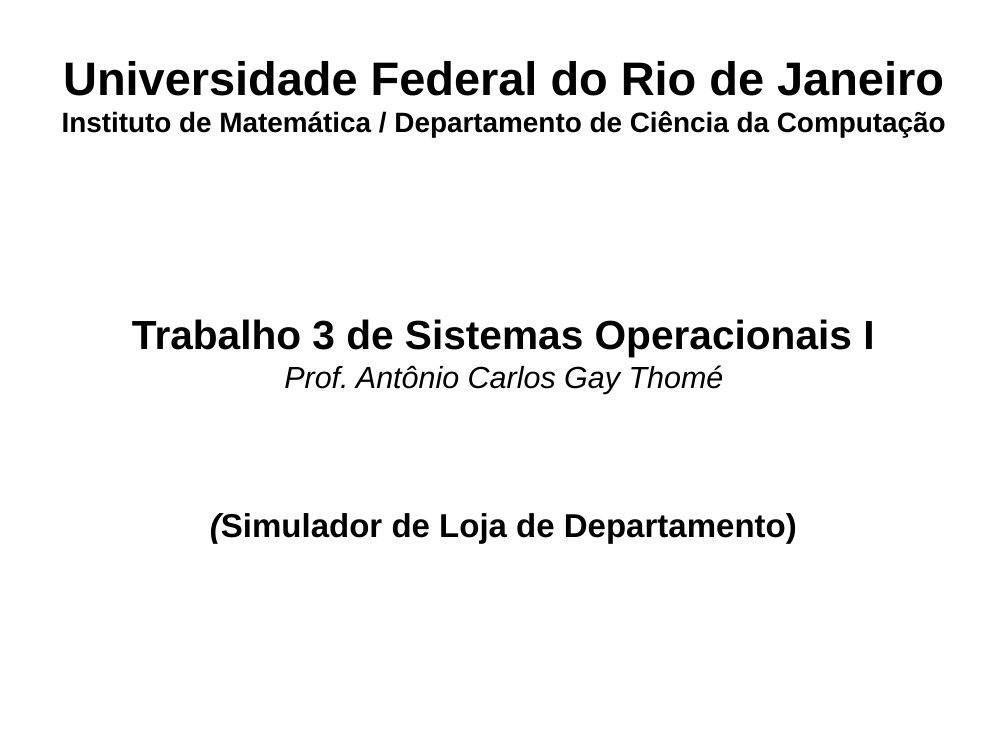
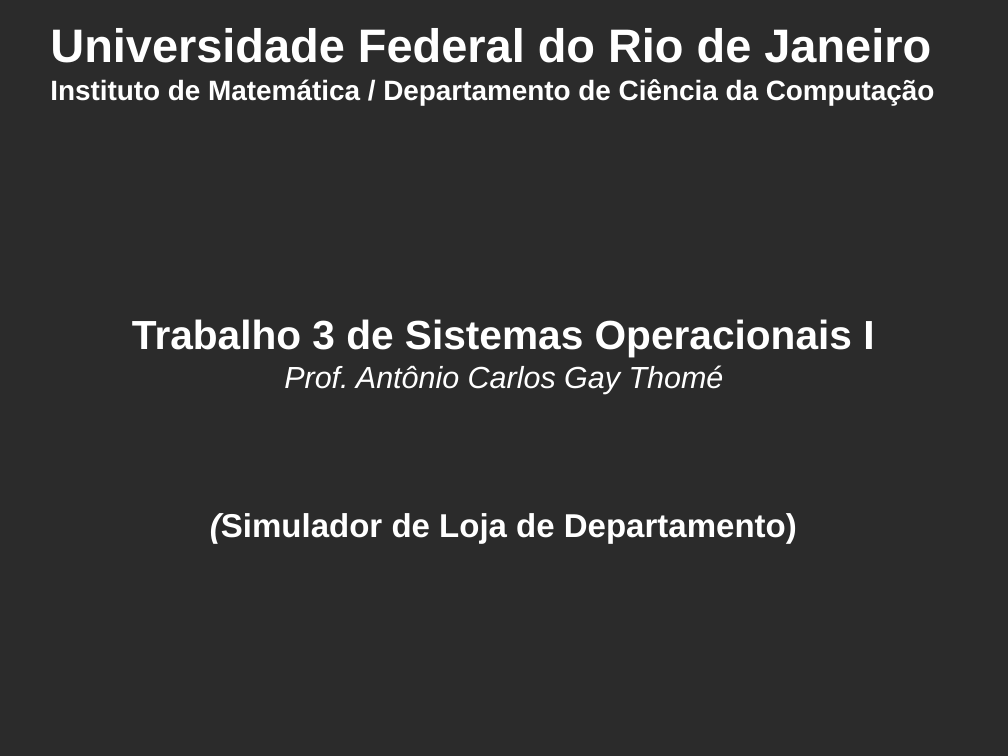
Before and after one commit to brunobuss/lojasim, a slide deck: slide 1 of docs/Apresentação_SO.odp. Drawn at 1008x756 pixels with LibreOffice and Linux fonts; fonts in the diff are those of the drawing; background and template pictures are left out; a plain dark background stands for a picture behind light text. Boxes give left, top, right and bottom in pixels: in the first picture for what was removed or moved away, otherwise in the second. Text is boxed around its words. In the diff, an @@ line names an element or a change of style, - is before the commit and + after.

```diff
--- a/docs/Apresentação_SO.odp
+++ b/docs/Apresentação_SO.odp
@@ background #FFFFFF to picture (left out) @@
@@ title "Universidade Federal do Rio de ...": place and size @@
-title "Universidade Federal do Rio de ..." at <box>62,61,946,137</box>
+title "Universidade Federal do Rio de ..." at <box>50,28,935,105</box>
@@ title "Universidade Federal do Rio de ..." at <box>50,28,935,105</box>: text colour #000000 to #FFFFFF; alignment centre to left @@
@@ subtitle "Trabalho 3 de Sistemas Operacionais ..." at <box>132,319,874,543</box>: text colour #000000 to #FFFFFF @@
```
Also in this commit, not shown: 13 other slides changed, 1 other file.
